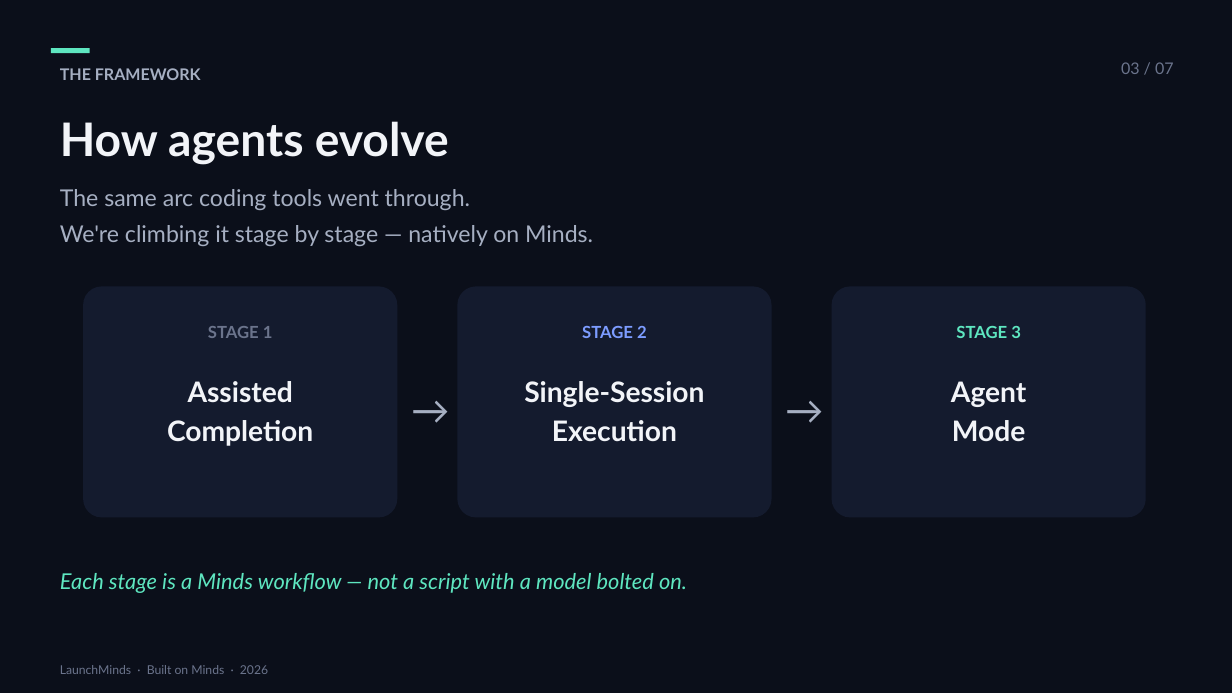
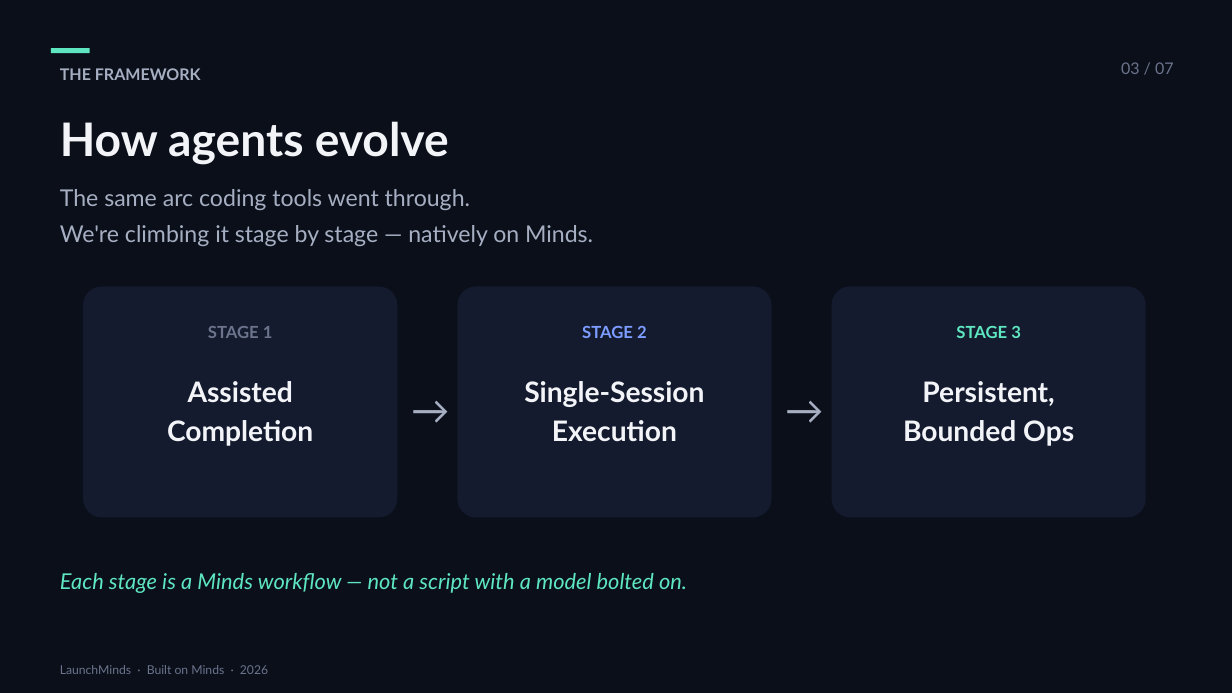
Before and after one commit to dingjoys/focus-mind, a slide deck: slide 4 of presentations/launchminds-agent-evolution-2026-08/launchminds-deck.pptx. Drawn at 1232x693 pixels with LibreOffice and Linux fonts; fonts in the diff are those of the drawing. Boxes give left, top, right and bottom in pixels: in the first picture for what was removed or moved away, otherwise in the second. Text is boxed around its words. In the diff, an @@ line names an element or a change of style, - is before the commit and + after.

```diff
--- a/presentations/launchminds-agent-evolution-2026-08/launchminds-deck.pptx
+++ b/presentations/launchminds-agent-evolution-2026-08/launchminds-deck.pptx
@@ text at (903,381,1074,446): text changed @@
-Agent
-Mode
+Persistent,
+Bounded Ops
```
Also in this commit, not shown: 5 other slides changed, 2 slides added, 2 slides removed, 2 other files.
